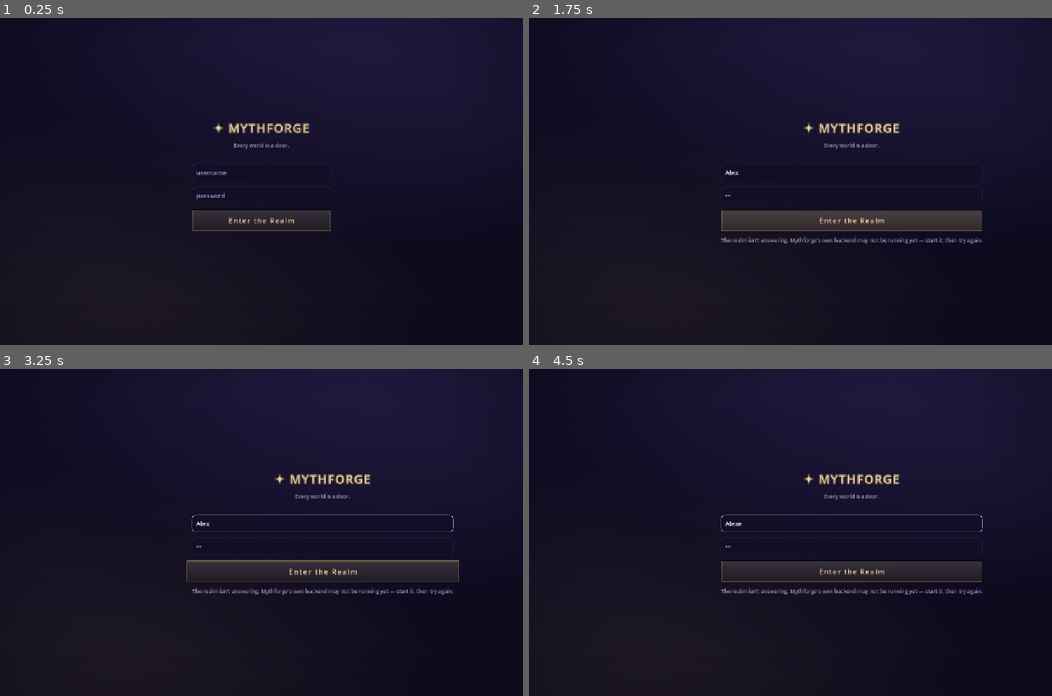
Above: before the commit, frames 1-4 (two rows, left to right).
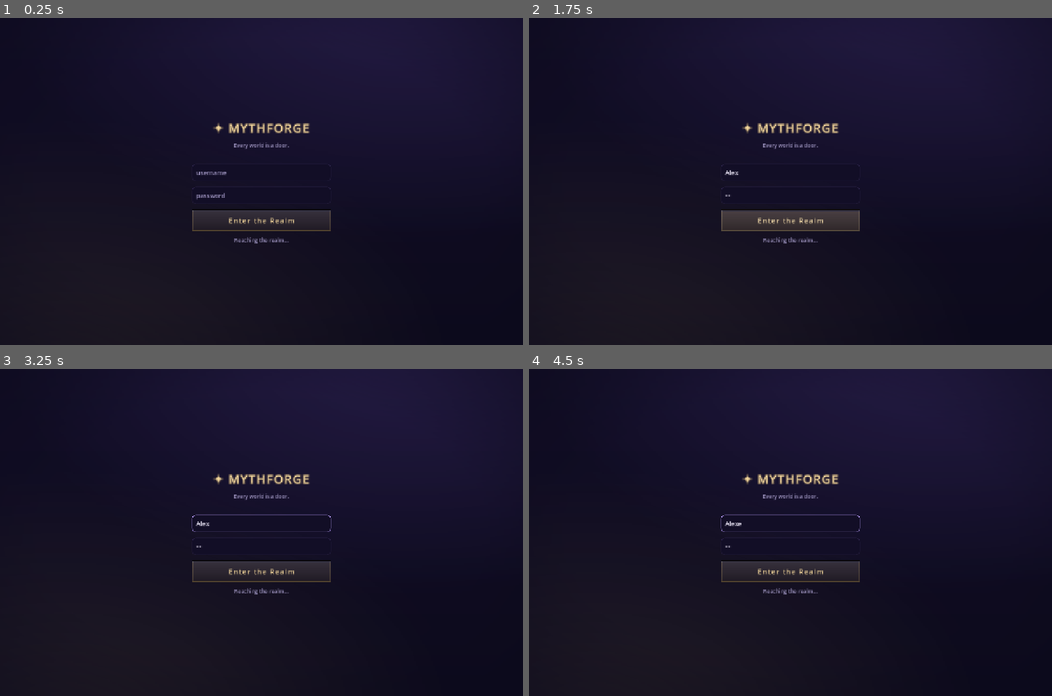
Above: after the commit, the same moments.

Repository: nc262/mythforge
Game: Godot game, scene res://scenes/login.tscn
The game is run twice, just before and just after one commit, with the same random seed, the same clock (stepped at 60 frames per second) and the same inputs.
Inputs (mouse positions are in pixels of both pictures, inside the frame that each line leads up to):
- Up to frame 1 (0.25 s): no input
- Up to frame 2 (1.75 s): click (790, 171) at 0.52 s; type "Alex" at 0.6 s; click (790, 194) at 0.75 s; type "12" at 0.83 s; click "Enter the Realm" at 1.25 s
- Up to frame 3 (3.25 s): click "Enter the Realm" at 2 s; tap Enter (ui_accept) at 2.75, 3.02 s; move the mouse to (376, 516) at 2.77 s; hold Right (ui_right) from 2.78 s (still down); tap L at 2.85 s; click (376, 516) at 2.92 s
- Up to frame 4 (4.5 s): tap Enter (ui_accept) at 3.32, 3.5, 4.25 s; release Right (ui_right) at 3.5 s; drag from (685, 548) to (764, 597) at 3.52 s; move the mouse to (842, 460) at 4.27 s; hold Right (ui_right) from 4.28 s (still down); tap E at 4.35 s

The runs differ from the first frame. In frame 1, less than 0.1% of the frame differs, in the area x 44-56%, y 67-69%; in frame 2, 2.9%; in frame 3, 3.0%, in the area x 35-88%, y 32-69%; in frame 4, 2.7%.

Commit message:
app lifecycle: one exe boots and kills the whole stack (Windows Job Object)
Directive: Mythforge starts and stops like a real app — click the exe, every
service (Ollama, Chroma, ComfyUI, image bridge, backend) boots; close the
window, they all die. No 'start the server first', no orphaned Python.

MECHANISM — scripts/mythforge_supervisor.py owns a Windows Job Object created
with JOB_OBJECT_LIMIT_KILL_ON_JOB_CLOSE (pure ctypes, stdlib only). Every
service it starts is assigned to the job; releasing the job handle — supervisor
exits, crashes, or is killed — makes Windows terminate the whole job. The
death-with-parent guarantee is the OS's, not ours.

Two teardown paths, so nothing is ever orphaned:
- clean: supervisor watches the game PID via WaitForSingleObject (survives a
  game crash — not a pipe). game gone -> supervisor exits -> job closes.
- backstop: supervisor itself dies -> job handle closes -> services die anyway.

Idempotent and safe over a dev stack: a service already healthy is ADOPTED not
restarted, and only services WE started go in the job, so shutdown leaves
adopted ones alone.

PROVEN end to end on the live box:
- job-close kills an assigned child every time (isolated test)
- over the running stack: cold chroma STARTED into the job and later KILLED
  with it, while the adopted backend SURVIVED — exactly 'kill only what we
  started'.

Godot side (autoload/services.gd): on _ready, ONLY in a shipped standalone
build (never editor/headless), spawns the supervisor detached with
--game-pid. await_backend() polls /api/version with world-flavoured progress
copy so the login screen shows an honest cold-boot minute instead of failing
fast. comfyui starts with TORCH_BACKENDS_CUDNN_ENABLED=0 (the ZLUDA fix).

docs/AppLifecycle.md documents it, including the one known limit: a DISTRIBUTED
build still needs the Python backend+venv shipped alongside the exe (packaging
is a separate task; the lifecycle mechanism is complete).

Both harnesses green.

Co-Authored-By: Claude Fable 5 <noreply@anthropic.com>

Diff:
--- /dev/null
+++ b/godot/autoload/services.gd
@@ -0,0 +1,125 @@
+extends Node
+## Services — Mythforge boots and dies as one app.
+##
+## The game exe launches the service supervisor (scripts/mythforge_supervisor.py)
+## at startup, passing its own PID. The supervisor starts Ollama, Chroma,
+## ComfyUI, the image bridge and the FastAPI backend into a Windows Job Object
+## and watches this process; when the game exits — cleanly OR by crash — the job
+## closes and every service dies with it. No "start the server first", no
+## orphaned Python after the window shuts. One icon, one lifecycle.
+##
+## Safe by construction: the supervisor ADOPTS anything already running and only
+## kills what it started, so a hand-started dev stack is never disturbed. And
+## this autoload only launches it in a real exported build — never in the editor
+## or a headless test run, where services are managed by hand.
+
+signal backend_ready
+signal boot_progress(line: String)
+
+const BACKEND_PROBE := "http://127.0.0.1:7000/api/version"
+
+var _supervising := false
+var _backend_up := false
+
+
+func _ready() -> void:
+	# Only own the lifecycle from the shipped app. In the editor and in
+	# headless harness runs, whoever launched the services owns them.
+	if not OS.has_feature("standalone") or OS.has_feature("headless"):
+		return
+	_launch_supervisor()
+
+
+## Fire-and-forget: the supervisor is detached and self-watching, so the game
+## never has to babysit it. It reaches back only by the ports coming alive.
+func _launch_supervisor() -> void:
+	var py := _find_python()
+	if py == "":
+		push_warning("Services: no Python found — assuming the backend is already running")
+		return
+	var script := _repo_script("scripts/mythforge_supervisor.py")
+	if script == "":
+		push_warning("Services: supervisor script not found — assuming external services")
+		return
+	var pid := OS.get_process_id()
+	# Detached: it must OUTLIVE this call and watch us by PID, not by pipe.
+	OS.create_process(py, [script, "--game-pid", str(pid)])
+	_supervising = true
+
+
+## Poll until the backend answers, so the boot screen can release to the menu
+## the moment the realm is awake (ComfyUI keeps warming behind play). Emits
+## progress lines for the loading frame and backend_ready when it's up.
+func await_backend(max_seconds := 180.0) -> bool:
+	if _backend_up:
+		backend_ready.emit()
+		return true
+	var waited := 0.0
+	while waited < max_seconds:
+		if await _probe():
+			_backend_up = true
+			backend_ready.emit()
+			return true
+		boot_progress.emit(_boot_line(waited))
+		await get_tree().create_timer(1.5).timeout
+		waited += 1.5
+	return false
+
+
+func _probe() -> bool:
+	var r := await Api.call_json(HTTPClient.METHOD_GET, "/api/version")
+	return int(r.get("_status", 0)) != 0
+
+
+## Honest, world-flavoured waiting copy — the boot is a real minute on a cold
+## start (ComfyUI kernel compile), so it must read as work, not a hang.
+func _boot_line(t: float) -> String:
+	if not _supervising:
+		return "Reaching the realm…"
+	if t < 8.0:
+		return "Waking the realm…"
+	if t < 25.0:
+		return "Lighting the forges…"
+	if t < 60.0:
+		return "The storytellers gather…"
+	return "Still waking — the first boot warms the local mind, give it a moment…"
+
+
+# ── Finding the pieces on a real machine ────────────────────────────────────
+func _find_python() -> String:
+	# The repo venv first (it has the deps), then anything on PATH.
+	for cand in [_repo_path("venv/Scripts/python.exe"), _repo_path("venv/Scripts/pythonw.exe")]:
+		if cand != "" and FileAccess.file_exists(cand):
+			return cand
+	for name in ["python.exe", "python", "py.exe"]:
+		var p: String = _which(name)
+		if p != "":
+			return p
+	return ""
+
+
+func _which(exe: String) -> String:
+	var out: Array = []
+	if OS.execute("where", [exe], out) == 0 and not out.is_empty():
+		var first := str(out[0]).strip_edges().split("\n")[0].strip_edges()
+		if first != "" and FileAccess.file_exists(first):
+			return first
+	return ""
+
+
+## The exe sits in <repo>/dist/ or on the Desktop; the scripts live in the repo.
+## Resolve the repo relative to the executable, falling back to a couple of
+## known layouts so a Desktop copy still finds its scripts.
+func _repo_path(rel: String) -> String:
+	var exe_dir := OS.get_executable_path().get_base_dir()
+	for base in [exe_dir.path_join(".."), exe_dir, exe_dir.path_join("../..")]:
+		var p: String = str(base).path_join(rel).simplify_path()
+		if FileAccess.file_exists(p) or DirAccess.dir_exists_absolute(p):
+			return p
+	# Dev fallback: the well-known checkout.
+	var dev := "C:/Users/cptahabb/Documents/Code/mythforge".path_join(rel)
+	return dev if FileAccess.file_exists(dev) else ""
+
+
+func _repo_script(rel: String) -> String:
+	return _repo_path(rel)
--- a/godot/project.godot
+++ b/godot/project.godot
@@ -10,6 +10,7 @@
 [autoload]
 
 Mode="*res://autoload/state_manager.gd"
+Services="*res://autoload/services.gd"
 Ui="*res://autoload/skin.gd"
 Api="*res://autoload/api_client.gd"
 GameState="*res://autoload/game_state.gd"
--- a/godot/scripts/login.gd
+++ b/godot/scripts/login.gd
@@ -15,8 +15,13 @@
 
 
 ## A saved cookie (or an unauthenticated single-user backend) skips the form.
+## On a shipped build the backend may still be BOOTING (the exe just started it),
+## so wait for the realm to wake — showing honest, world-flavoured progress —
+## before deciding the door is shut.
 func _try_resume() -> void:
 	$Center/Box/Status.text = "Reaching the realm…"
+	Services.boot_progress.connect(func(line): $Center/Box/Status.text = line)
+	await Services.await_backend()
 	if await Api.auth_ok():
 		Ui.transition(SELECT_SCENE, get_tree())
 	else:
Not shown, added: godot/autoload/services.gd.uid
Not shown, added: godot/docs/AppLifecycle.md
Not shown, added: scripts/mythforge_supervisor.py
